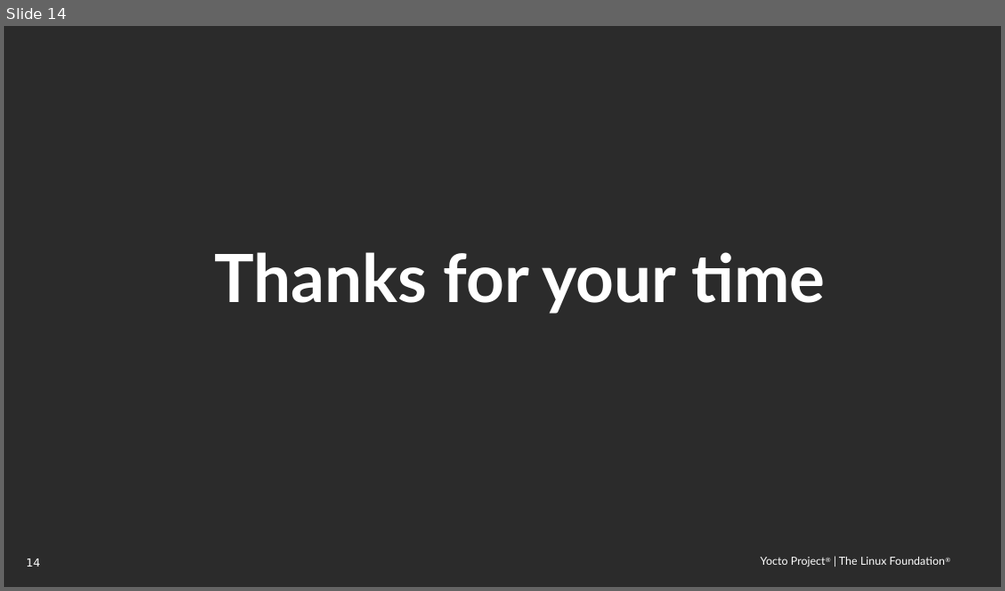
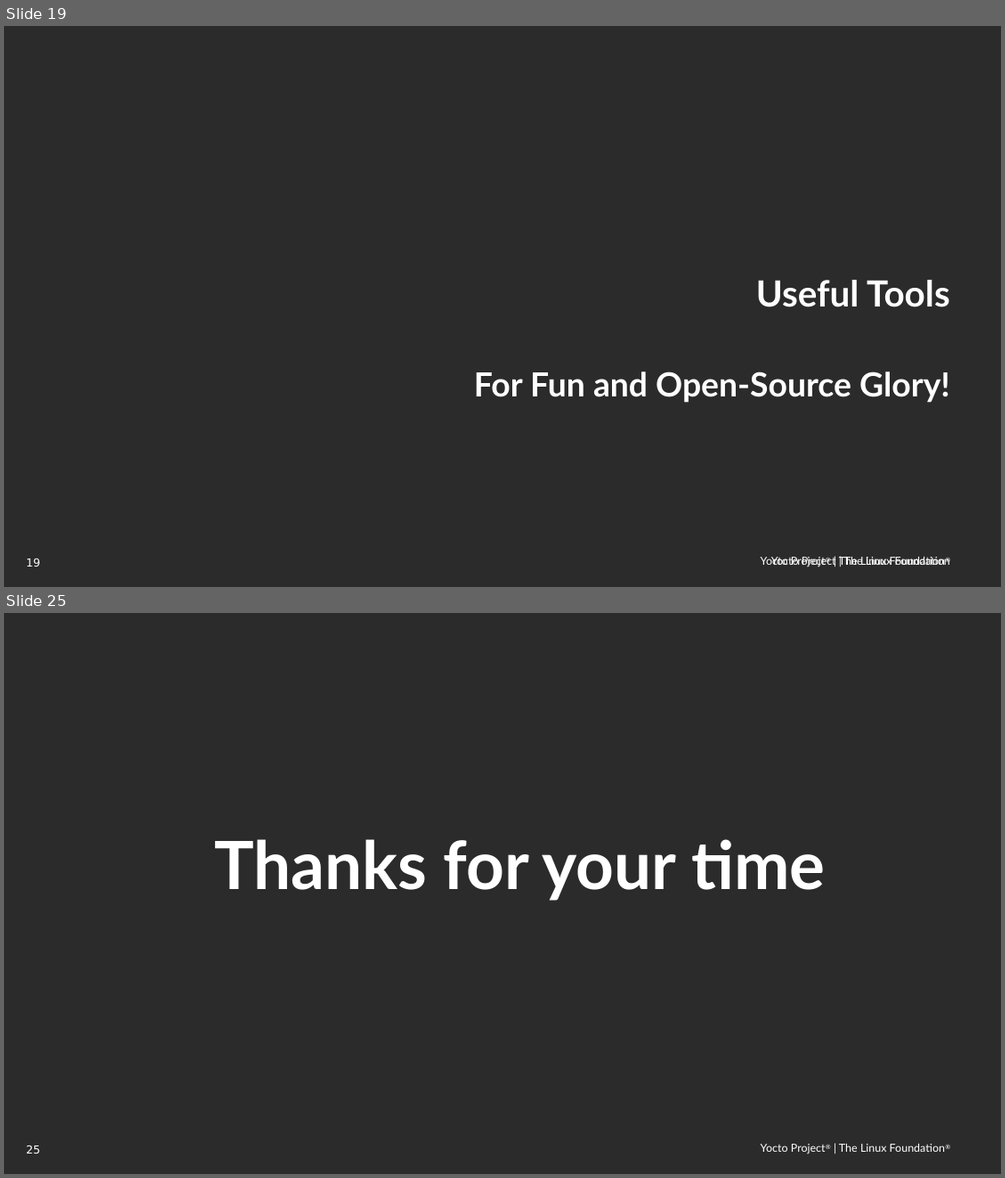
Before and after one commit to threexc/yocto-tekton, a slide deck: yddtalk/YP_DevDay_k8s_tekton.odp. Shown one above the other, each under a label of ours: slide 14 before the commit, slides 19 and 25 after it; the slides between them are not shown. The pictures are 1005x591 and 1005x1178 pixels, drawn with LibreOffice and Linux fonts; fonts in the diff are those of the drawing; background and template pictures are left out; a plain dark background stands for a picture behind light text. Boxes give left, top, right and bottom in pixels: in the first picture for what was removed or moved away, otherwise in the second. Text is boxed around its words. In the diff, an @@ line names an element or a change of style, - is before the commit and + after.

```diff
--- a/yddtalk/YP_DevDay_k8s_tekton.odp
+++ b/yddtalk/YP_DevDay_k8s_tekton.odp
@@ slide 19 added at bbox=[4, 26, 1001, 587], background picture (left out); not listed: 2 template elements that a slide beside it also shows @@
@@ title added at bbox=[756, 280, 950, 307], 26 pt, text #FFFFFF, bold @@
+Useful Tools
@@ text added at bbox=[474, 371, 950, 402], 24 pt, text #FFFFFF, bold @@
+For Fun and Open-Source Glory!
@@ text added at bbox=[760, 556, 950, 566], 8 pt, text #FFFFFF @@
+Yocto Project | The Linux Foundation
@@ what was slide 14 is now slide 25 @@
@@ page number at bbox=[26, 1145, 40, 1153]: text changed @@
-14
+25
```
Also in this commit, not shown: 3 slides changed, 11 other slides added, 1 slide removed.
